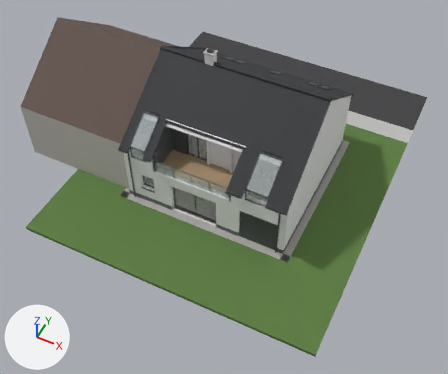
The glTF model RDModrice.glb as it was, and as the next commit left it.
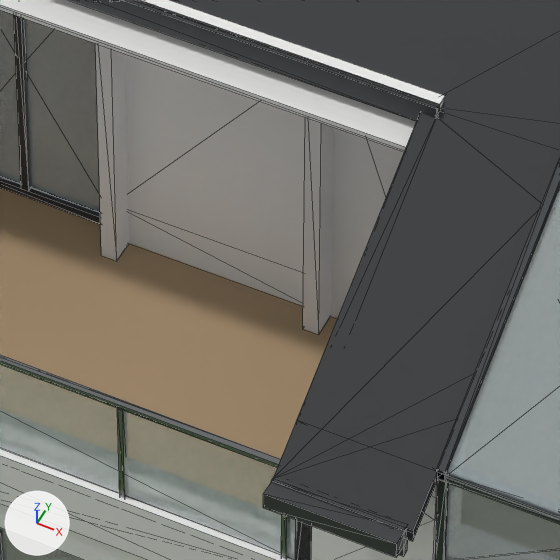
Old and new are each drawn whole from a 50 mm camera at (18.13, -22.05, 31.6) aimed at (5.66, 2.89, 0.42) and again close up on the part from 44% to 58% of the width and 36% to 53% of the height. The axes (+X, +Y, +Z) are drawn at lower left. The lights are the same throughout. The older version's two pictures come first. The close-ups show mesh edges as thin lines. Where no turn or scale is listed for an object, it has been applied to the vertices. Vertices at exactly the same position are counted once.

Objects in the first close-up: 'RD_Obvod_terasa_celo', 'RD_Obvod_terasa_parapet', 'RD_Obvod_terasa_pilir_V', 'RD_Obvod_terasa_stena_P', 'RD_strecha_strecha_jih', 'RD_strecha_terasa_lista', 'int_2NP_p207_vychod', 'int_2NP_p208_vychod', 'podhled_2np', 'podlaha_2np', 'vypln_okno_zalV_sikma', 'vypln_okno_zalV_svisla', 'vypln_terasa_dvere_vypln', 'vypln_zabradli_sklo' and 15 more.
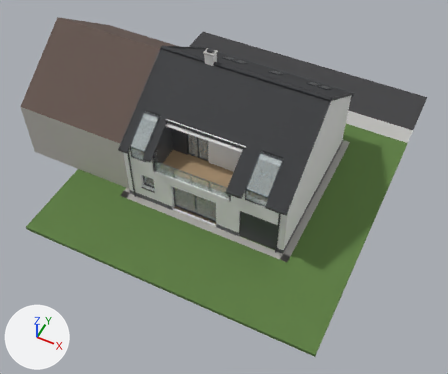
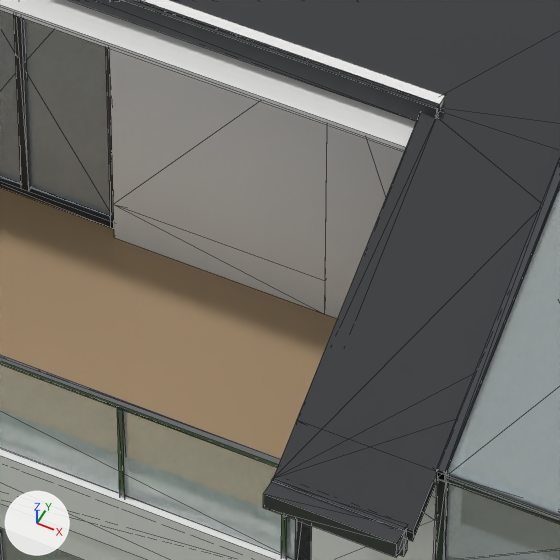
Changed parts and their boxes (x1, y1, x2, y2) in the close-ups (560 x 560 px):
'int_2NP_p207_vychod', reshaped (not visible afterwards)
    before: (95, 44, 129, 261)
'int_2NP_p208_vychod', moved, rescaled (not visible afterwards)
    before: (303, 117, 334, 334)

The change in detail:
me_p207_vychod is used by ob_int_2np_p207_vychod; location (0.0, 0.0, 0.0).
Before the commit, vertices of me_p207_vychod: 0 (4.85, 2.1, 2.95) at pixel (101, 255), 1 (4.85, 2.1, 5.5), 4 (4.97, 2.1, 2.95) at pixel (116, 261), 5 (4.97, 2.1, 5.5).
me_p207_vychod had 16 vertices, 28 faces and spanned x 4.85..4.97, y 2.1..6.3, z 2.95..5.5.
me_p207_vychod now has 16 vertices, 28 faces and spans x 4.85..4.97, y 2.55..6.3, z 2.95..5.5.
Part 1, on me_p207_vychod:
Vertices 0, 1, 4, 5 of me_p207_vychod move by (0.0, 0.45, 0.0).
me_p208_vychod is used by ob_int_2np_p208_vychod; location (0.0, 0.0, 0.0).
me_p208_vychod had 8 vertices, 12 faces and spanned x 6.47..6.6, y 2.1..5.65, z 2.95..5.5.
me_p208_vychod now has 8 vertices, 12 faces and spans x 6.47..6.6, y 2.55..5.65, z 2.95..5.5.
me_p208_vychod part 2: the whole mesh is scaled about its middle by (1, 0.873, 1), then moved by (0.0, 0.23, 0.0).
